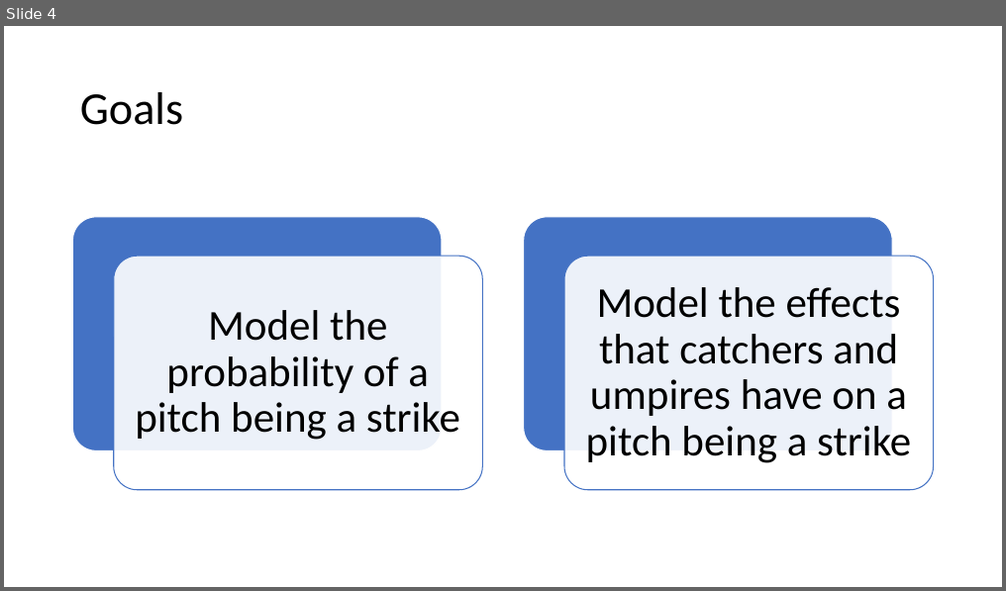
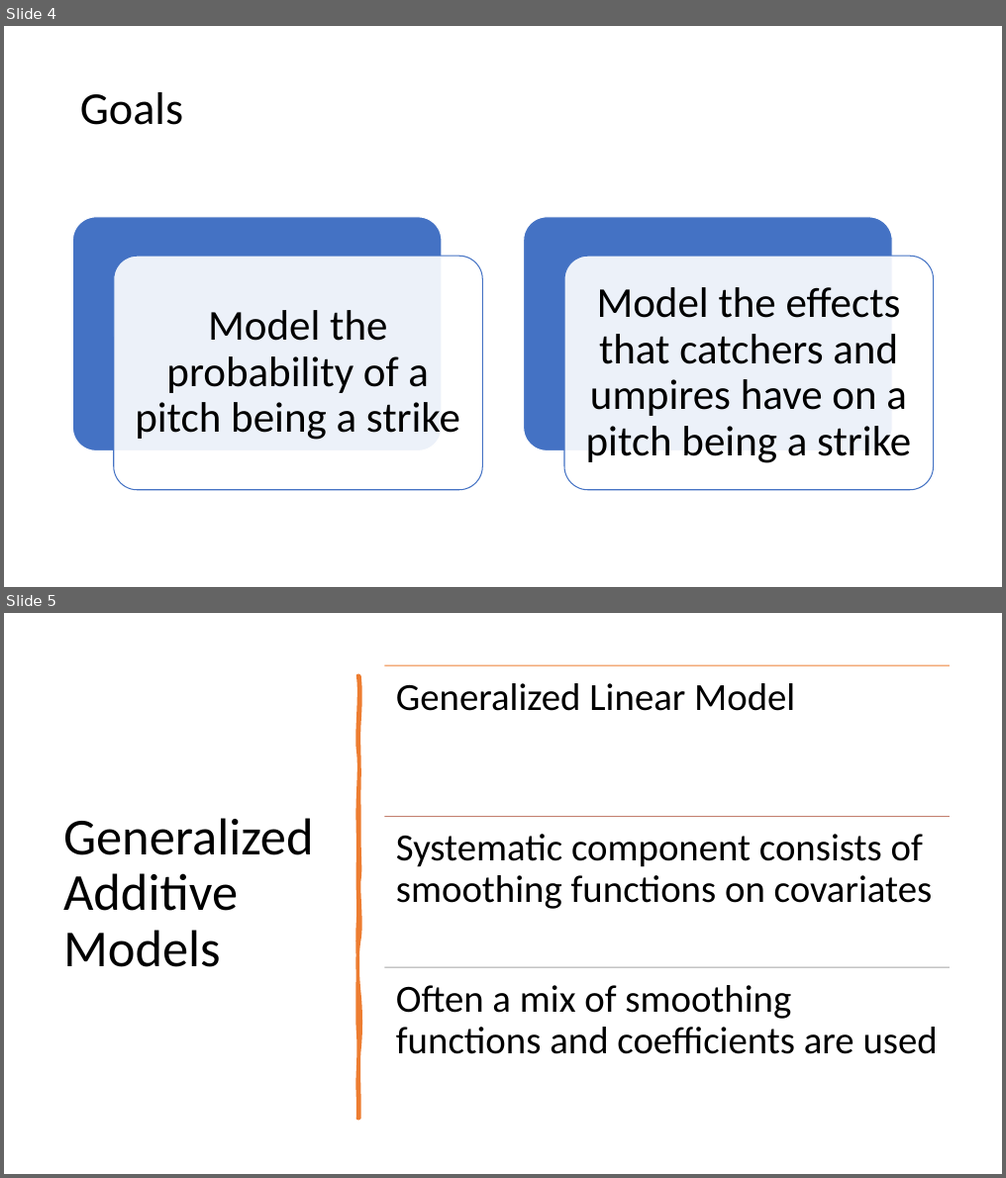
Before and after one commit to dteuscher1/Catcher-Framing, a slide deck: Framing_Presentation.pptx. Shown one above the other, each under a label of ours: slide 4 before the commit, slides 4 and 5 after it. The pictures are 1006x591 and 1006x1178 pixels, drawn with LibreOffice and Linux fonts; fonts in the diff are those of the drawing. Boxes give left, top, right and bottom in pixels: in the first picture for what was removed or moved away, otherwise in the second. Text is boxed around its words. In the diff, an @@ line names an element or a change of style, - is before the commit and + after.

```diff
--- a/Framing_Presentation.pptx
+++ b/Framing_Presentation.pptx
@@ slide 5 added at <box>4,613,1002,1174</box>, background #FFFFFF @@
@@ freeform shape added at <box>358,676,359,1119</box>, fill #ED7D31, outline #ED7D31 3.25 pt @@
@@ title added at <box>63,818,314,967</box>, 50 pt, text #000000 @@
+Generalized Additive Models
@@ group added at <box>384,665,949,1055</box>: 3 lines, 3 texts @@
+Generalized Linear Model
+Systematic component consists of smoothing functions on covariates
+Often a mix of smoothing functions and coefficients are used
```
Also in this commit, not shown: 10 other slides added, 1 slide removed, 1 other file.
